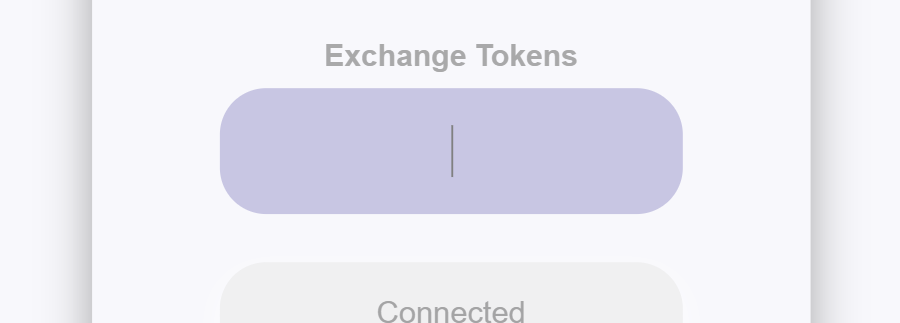
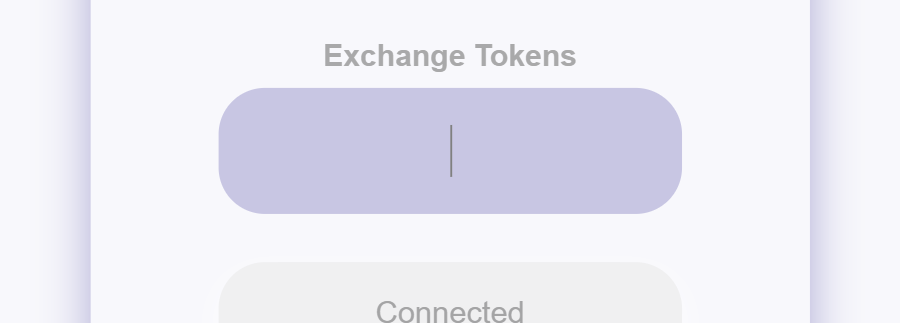
Layers edited between the first and the second 900px x 323px image:
added layer "Layer 5" above "Layer 4" over 52, 0, 851, 323
